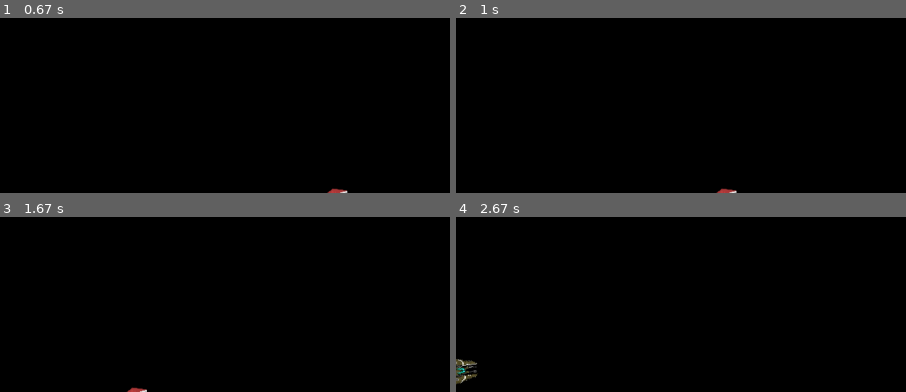
Above: before the commit, frames 1-4 (two rows, left to right).
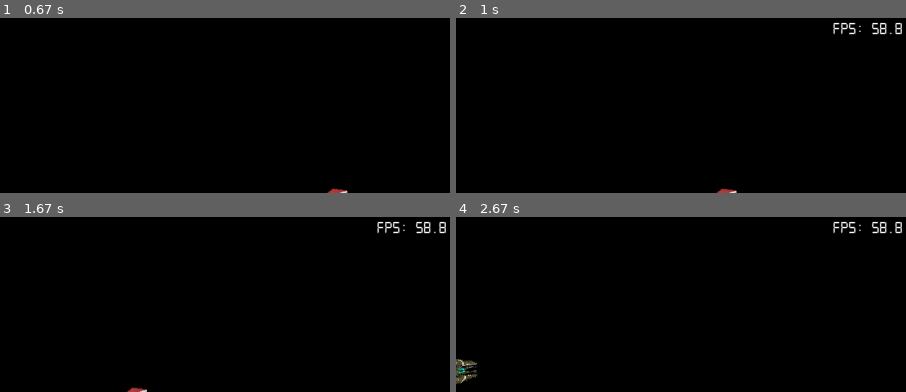
Above: after the commit, the same moments.

Repository: cacilhas/pygame-shooter-tutorial
Game: pygame game, started from main.py
Two runs of this game, one before a commit and one after it. Both use one fixed random seed, a clock stepped at 60 frames per second and the inputs below.
Inputs:
- Up to frame 1 (0.67 s): hold F2 from 0.33 s (still down); hold Right from 0.33 s (still down)
- Up to frame 2 (1 s): release F2 at 0.8 s; release Right at 0.8 s; tap Space at 0.83 s
- Up to frame 3 (1.67 s): tap W at 1.17 s; hold Right from 1.5 s (still down)
- Up to frame 4 (2.67 s): release Right at 1.97 s; hold Up 2-2.3 s; hold Right from 2.33 s (still down)
The pictures show only the part of the screen within x 50-100%, y 0-50%; the shares and areas given below are measured in that part.

Frame 1 is identical in both runs. In frame 2, 0.5% of the frame differs, in the area x 83-100%, y 2-10%; in frame 3, 0.5%; in frame 4, 0.5%.

Commit message:
Action.noAction is now None

Diff:
--- a/action.py
+++ b/action.py
@@ -5,8 +5,6 @@
 
 
 class Action:
-
-    noAction: 'Action'
 
     @staticmethod
     def register(*actors: 'Actor') -> 'Action':
@@ -19,9 +17,6 @@
     @staticmethod
     def set(*actions: 'Action') -> 'Action':
         return ActionSet(actions)
-
-
-Action.noAction = Action()
 
 
 class RemoveActor(Action):
@@ -57,8 +52,8 @@
     def xy(self) -> tuple[float, float]:
         return 1 << 32, 1 << 32
 
-    async def update(self, delta: float) -> Action:
-        return Action.noAction
+    async def update(self, delta: float) -> Action | None:
+        ...
 
     async def draw(self, surface: Surface) -> None:
         ...
--- a/app.py
+++ b/app.py
@@ -28,6 +28,7 @@
             vsync=1,
         )
         self.clock = Clock()
+        self.score = 0
         self.actors: list[Actor] = []
         self.populate()
 
@@ -50,13 +51,14 @@
             if actor1.is_colliding(actor2)
         ]
         return [
-            action for action in await asyncio.gather(*futures)
-            if action and action is not Action.noAction
+            action
+            for action in await asyncio.gather(*futures)
+            if action
         ]
 
     async def update(self) -> None:
         delta: float = self.clock.tick(FPS) / 1000
-        actions = await asyncio.gather(*(
+        actions: list[Action | None] = await asyncio.gather(*(
             actor.update(delta)
             for actor in self.actors
         ))
@@ -64,6 +66,7 @@
         await asyncio.gather(*(
             self.process(action)
             for action in actions
+            if action
         ))
 
     async def process(self, action: Action) -> None:
--- a/bullet.py
+++ b/bullet.py
@@ -42,7 +42,7 @@
         y = int(self.y - facet.get_height() / 2)
         surface.blit(facet, (x, y))
 
-    async def update(self, delta: float) -> Action:
+    async def update(self, delta: float) -> Action | None:
         facet = Bullet.facet
         assert facet
         width, height = facet.get_size()
@@ -55,4 +55,3 @@
             return Action.remove(self)
         if not -height / 2 < self.y < RESOLUTION[1] + height / 2:
             return Action.remove(self)
-        return Action.noAction
--- a/foe.py
+++ b/foe.py
@@ -42,13 +42,12 @@
         y = int(self.y - facet.get_height() / 2)
         surface.blit(facet, (x, y))
 
-    async def update(self, delta: float) -> Action:
+    async def update(self, delta: float) -> Action | None:
         facet = Foe.facet
         assert facet
         self.x -= self.speed * delta
         if self.x + facet.get_width() / 2 < 0:
             return Action.remove(self)
-        return Action.noAction
 
     async def on_collision(self, other: Collider, *, jump: bool=False) -> Action | None:
         if isinstance(other, Bullet):
--- a/fps.py
+++ b/fps.py
@@ -12,10 +12,9 @@
         self.text = 'FPS: 0.0'
         self.present = False
 
-    async def update(self, delta: float) -> Action:
+    async def update(self, delta: float) -> Action | None:
         fps = 1 / delta
         self.text = f'FPS: {fps:.1f}'
-        return Action.noAction
 
     async def react(self, events: list[Event]) -> None:
         for event in events:
@@ -25,6 +24,6 @@
 
     async def draw(self, surface: Surface) -> None:
         if self.present:
-            text = self.font.render(self.text, True, 'black')
+            text = self.font.render(self.text, True, 'white')
             x = surface.get_width() - text.get_width() - 5
             surface.blit(text, (x, 5))
--- a/player.py
+++ b/player.py
@@ -45,7 +45,7 @@
         y = int(self.y - facet.get_height() / 2)
         surface.blit(facet, (x, y))
 
-    async def update(self, delta: float) -> Action:
+    async def update(self, delta: float) -> Action | None:
         self.no_fire = max([0, self.no_fire - delta])
         self.x += self.speed * self.dx * delta
         self.y += self.speed * self.dy * delta
@@ -58,7 +58,6 @@
             self.no_fire = 0.125
             pos = self.x, self.y
             return Action.register(Bullet(pos, self.angle))
-        return Action.noAction
 
     async def react(self, events: list[Event]) -> None:
         for event in (ev for ev in events if ev.type == pygame.KEYUP):
--- /dev/null
+++ b/score.py
@@ -0,0 +1,20 @@
+from asyncio.protocols import Protocol
+
+from pygame.font import Font
+from action import Action, Actor
+
+
+class App(Protocol):
+
+    score: int
+
+
+class Score(Actor):
+
+    def __init__(self, app: App) -> None:
+        self.app = app
+        self.font = Font('assets/digital-7.ttf', 24)
+        self.text = 'FPS: 0.0'
+
+    async def update(self, delta: float) -> Action | None:
+        ...
--- a/spawner.py
+++ b/spawner.py
@@ -10,7 +10,7 @@
         self.wait_time: float = 0.0
         self.max_wait_time: float = 5.0
 
-    async def update(self, delta: float) -> Action:
+    async def update(self, delta: float) -> Action | None:
         self.wait_time -= delta
         self.wait_time = max(0.0, self.wait_time)
         if self.wait_time == 0:
@@ -19,4 +19,3 @@
             y = randint(10, RESOLUTION[1] - 10)
             speed = 200 + random() * 200
             return Action.register(Foe(y, speed))
-        return Action.noAction
